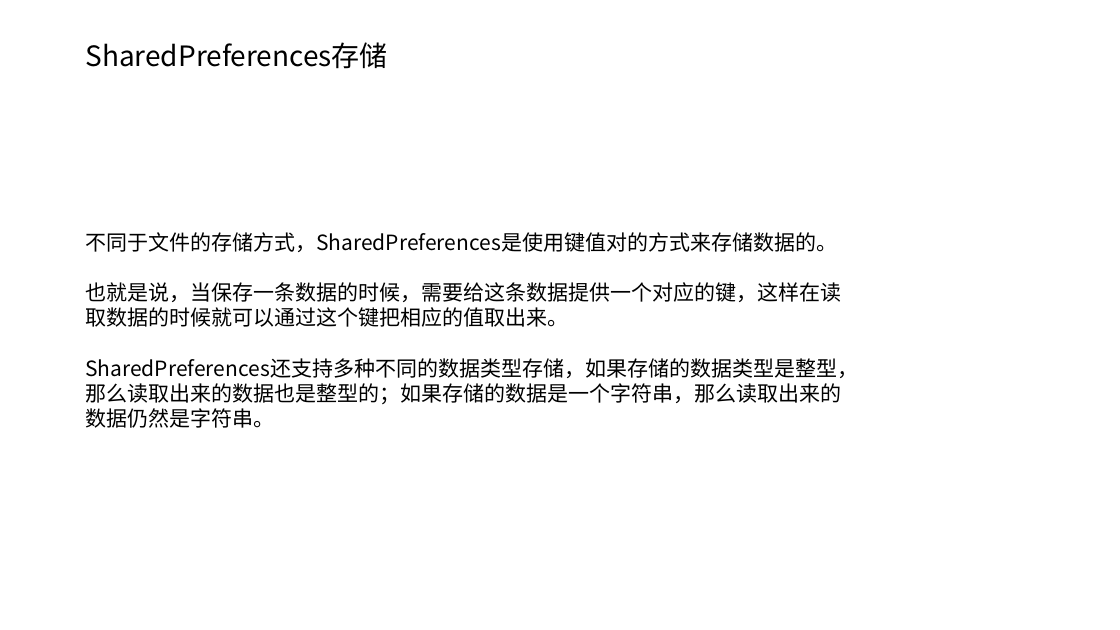
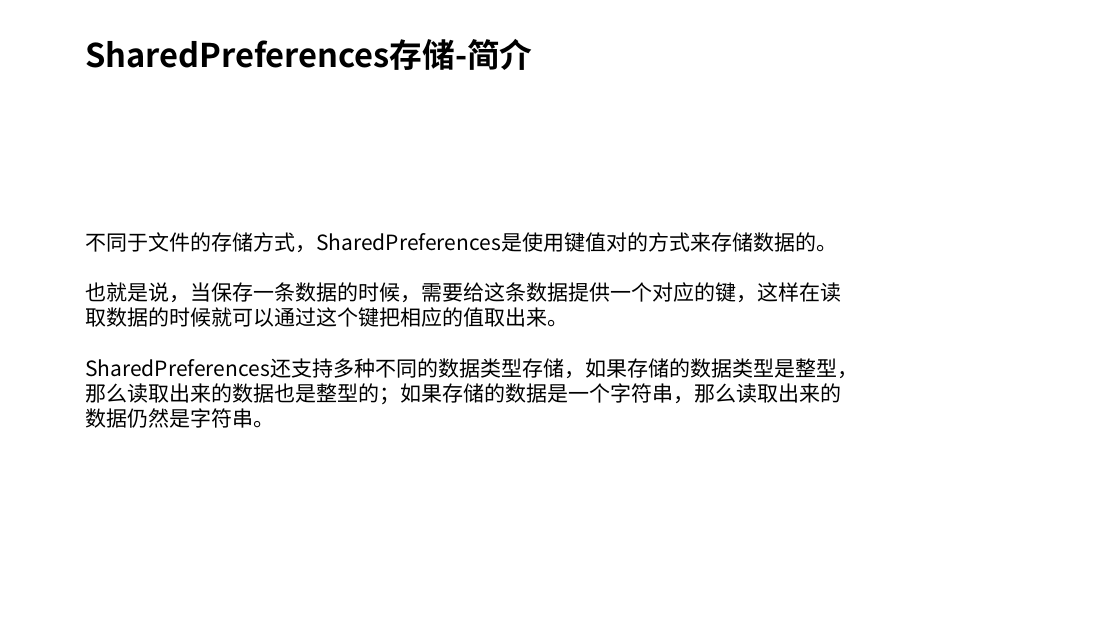
Before and after one commit to MultmediaMetaverse/LearningMultiMedia, a slide deck: slide 10 of Android 持久化技术+跨程序共享数据技术ContentProvider详解.pptx (slide 9 before the commit). Drawn at 1120x630 pixels with LibreOffice and Linux fonts; fonts in the diff are those of the drawing. Boxes give left, top, right and bottom in pixels: in the first picture for what was removed or moved away, otherwise in the second. Text is boxed around its words. In the diff, an @@ line names an element or a change of style, - is before the commit and + after.

```diff
--- a/Android 持久化技术+跨程序共享数据技术ContentProvider详解.pptx
+++ b/Android 持久化技术+跨程序共享数据技术ContentProvider详解.pptx
@@ title at [85, 39, 532, 70]: text changed; size 24 to 28 pt; bold on @@
-SharedPreferences存储
+SharedPreferences存储-简介
```
Also in this commit, not shown: 30 other slides changed, 2 slides added, 1 slide removed.
